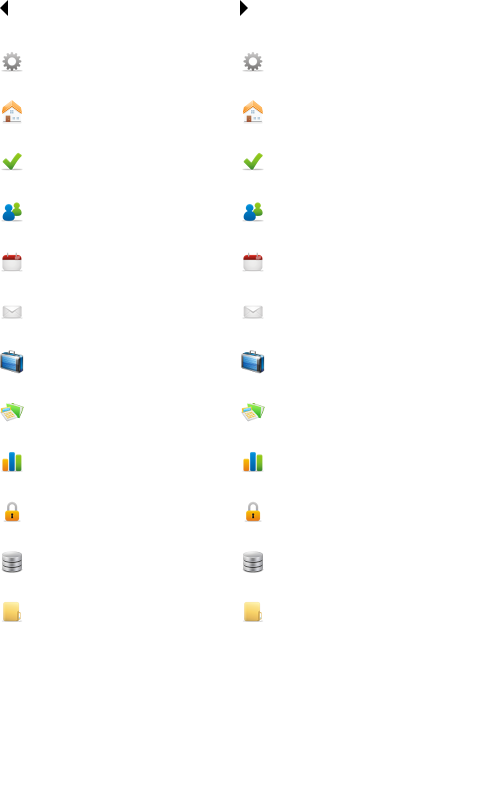
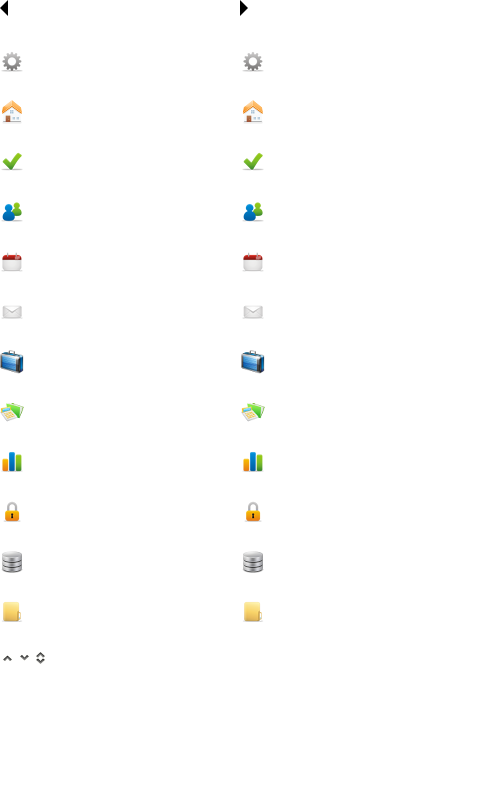
Layered file, before and after one edit (480 × 800). Changes by layer:
added layer "sort-icons" above "hover" over [3,652,45,664]
